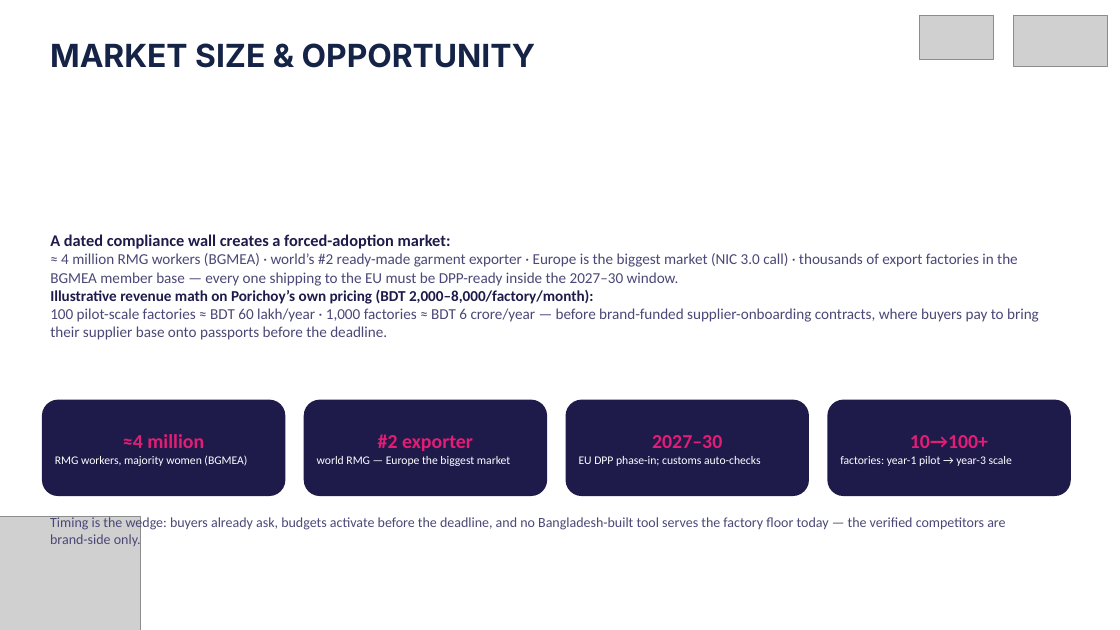
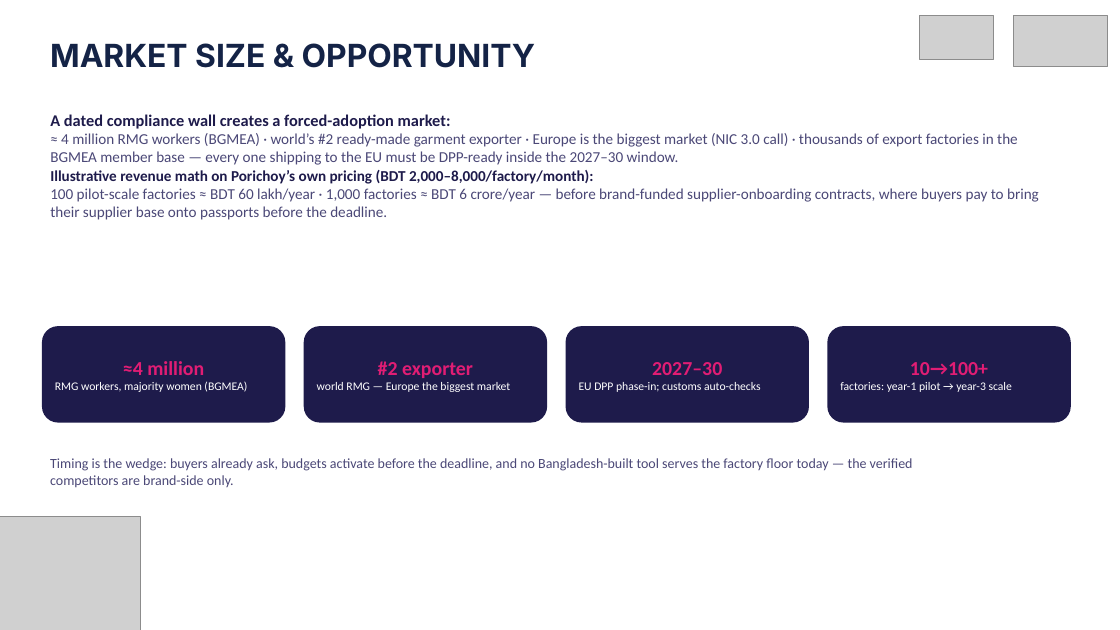
Before and after one commit to rudra496/porichoy, a slide deck: slide 4 of deck/Porichoy_Pitch_Deck.pptx. Drawn at 1120x630 pixels with LibreOffice and Linux fonts; fonts in the diff are those of the drawing; grey boxes stand for pictures. Boxes give left, top, right and bottom in pixels: in the first picture for what was removed or moved away, otherwise in the second. Text is boxed around its words. In the diff, an @@ line names an element or a change of style, - is before the commit and + after.

```diff
--- a/deck/Porichoy_Pitch_Deck.pptx
+++ b/deck/Porichoy_Pitch_Deck.pptx
@@ text "A dated compliance wall creates ..." moved from (x1=50, y1=234, x2=1039, y2=340) to (x1=50, y1=114, x2=1039, y2=220) @@
@@ 4 rounded rectangles moved together from (x1=42, y1=400, x2=1071, y2=497) to (x1=42, y1=326, x2=1071, y2=423) @@
@@ text "Timing is the wedge: buyers ..." rewrapped from (x1=50, y1=516, x2=1005, y2=548) to (x1=50, y1=458, x2=913, y2=487) @@
```
Also in this commit, not shown: 6 other slides changed, 1 other file.
